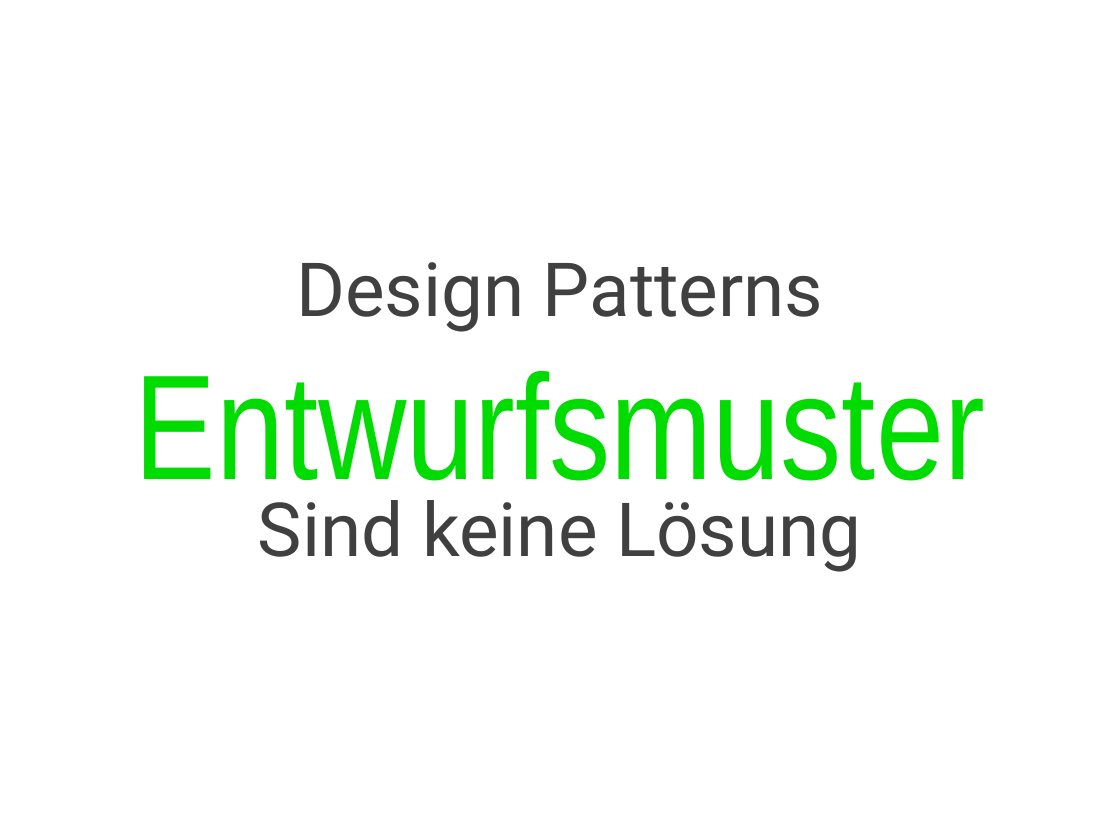
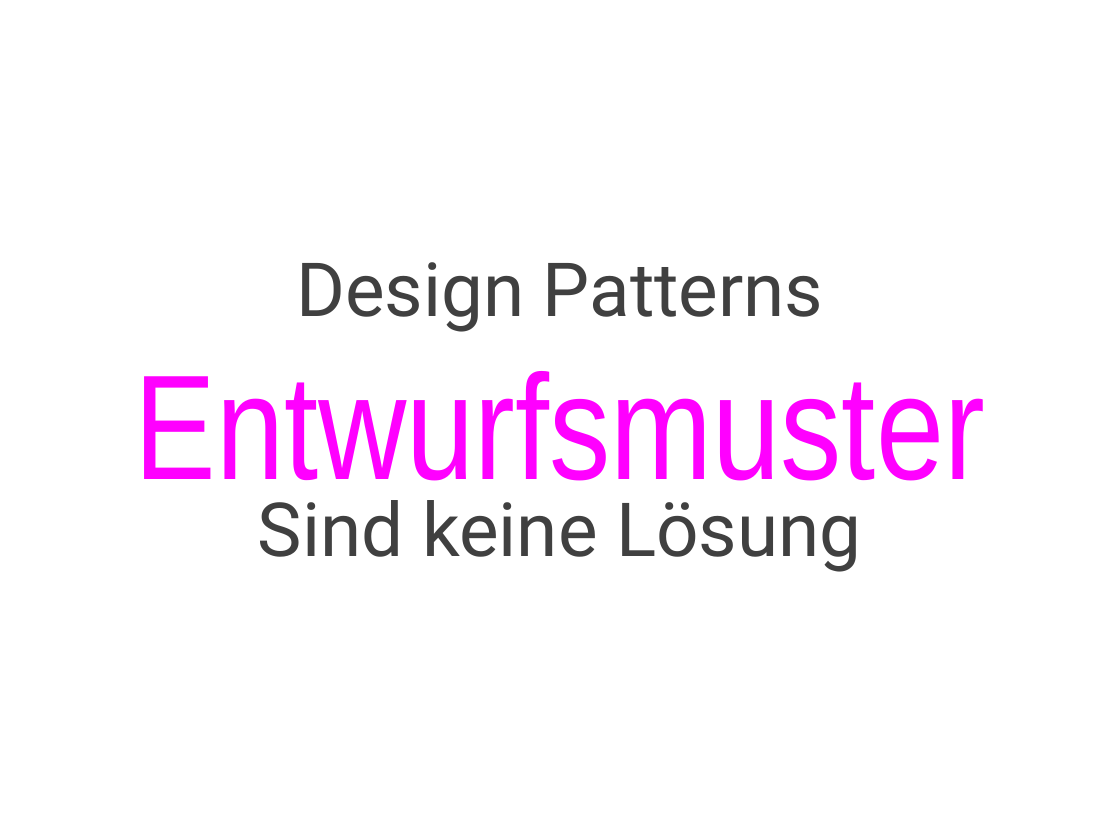
Before and after one commit to cessor/empathiccode, a slide deck: slide 80 of WeaselWords-DotnetDevCon.pptx (slide 56 before the commit). Drawn at 1120x840 pixels with LibreOffice and Linux fonts; fonts in the diff are those of the drawing. Boxes give left, top, right and bottom in pixels: in the first picture for what was removed or moved away, otherwise in the second. Text is boxed around its words. In the diff, an @@ line names an element or a change of style, - is before the commit and + after.

```diff
--- a/WeaselWords-DotnetDevCon.pptx
+++ b/WeaselWords-DotnetDevCon.pptx
@@ title "Entwurfsmuster" at [135,371,985,506]: text colour #00DB00 to #FF00FF @@
```
Also in this commit, not shown: 17 other slides changed, 26 slides added, 6 slides removed, 2 other files.
